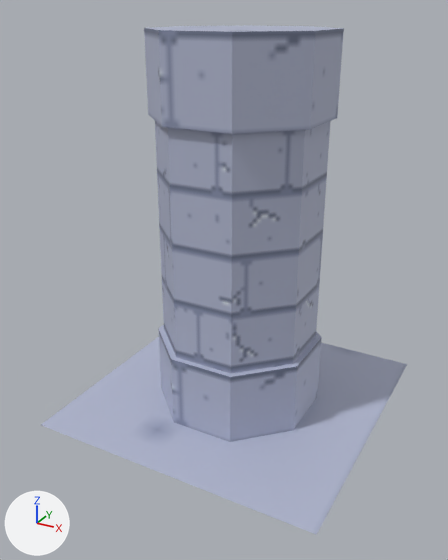
Before and after pictures for a commit that changed the FBX model UPX/Assets/src/Models/Pillar.fbx.
One viewpoint serves both versions: a 50 mm lens placed at (1.78, -3.46, 2.61), pointed at (-0.03, -0.16, 0.96). Lighting does not change. The marker at lower left points along +X, +Y and +Z. Where no turn or scale is listed for an object, it has been applied to the vertices.

The scene before the commit, as lines of its bpy script (objects in view):
```python
mat_wall = principled_material('Wall')
mat_wall.texture = img_wall_1_png
me_cube_018 = bpy.data.meshes.new('Cube.018')
me_cube_018.from_pydata(...)  # 53 vertices, 41 faces; spans x -1.0..1.0, y -1.0..1.0, z 0.0..2.5
me_cube_018.materials.append(mat_wall)  # picture img_wall_1_png
ob_pillar = bpy.data.objects.new('Pillar', me_cube_018)
ob_pillar.location = (0.0, 0.0, 0.0)
```
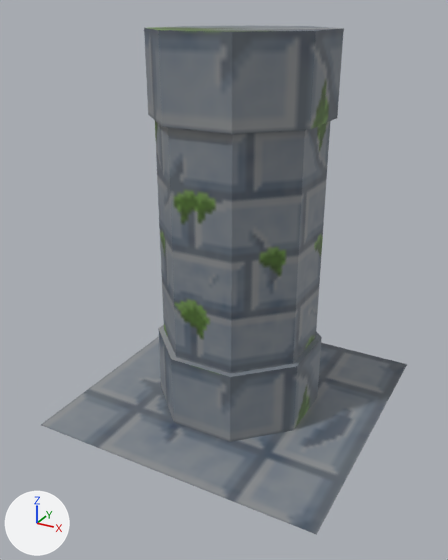
Where the change shows, as pixel boxes (x1, y1, x2, y2) in the pictures (448 x 560 px):
```json
{"object": "Pillar", "change": "surface changed", "before": [41, 25, 407, 535], "after": [41, 25, 407, 535]}
{"part": 1, "of": "me_cube_018", "change": "surface changed", "before": [41, 337, 407, 535], "after": [41, 337, 407, 535]}
```

The change, as JSON lines over the scene's bpy script:
```json
{"op": "add", "block": "img_brick_tile_png", "code": ["img_brick_tile_png = load_image('Brick Tile.png', '../Materials/Sprites/Brick Tile.png', 64, 64, 'sRGB')"]}
{"op": "set", "path": "mat_wall.texture", "old": "img_wall_1_png", "new": "img_brick_tile_png"}
{"block": "me_cube_018", "where": "me_cube_018.from_pydata(...)  # 53 vertices, 41 faces; spans x -1.0..1.0, y -1.0..1.0, z 0.0..2.5"}
{"block": "me_cube_018", "where": "# used by ob_pillar; location = (0.0, 0.0, 0.0)"}
{"block": "me_cube_018", "change": "me_cube_018 part 1: texture (UV) coordinates of 1 of 41 faces, centred in x 0.0, y 0.0, z 0.0, changed; they spanned u 0.44..0.64, v 0.54..0.74 and now span u 0.0..1.0, v 0.0..1.0"}
```
